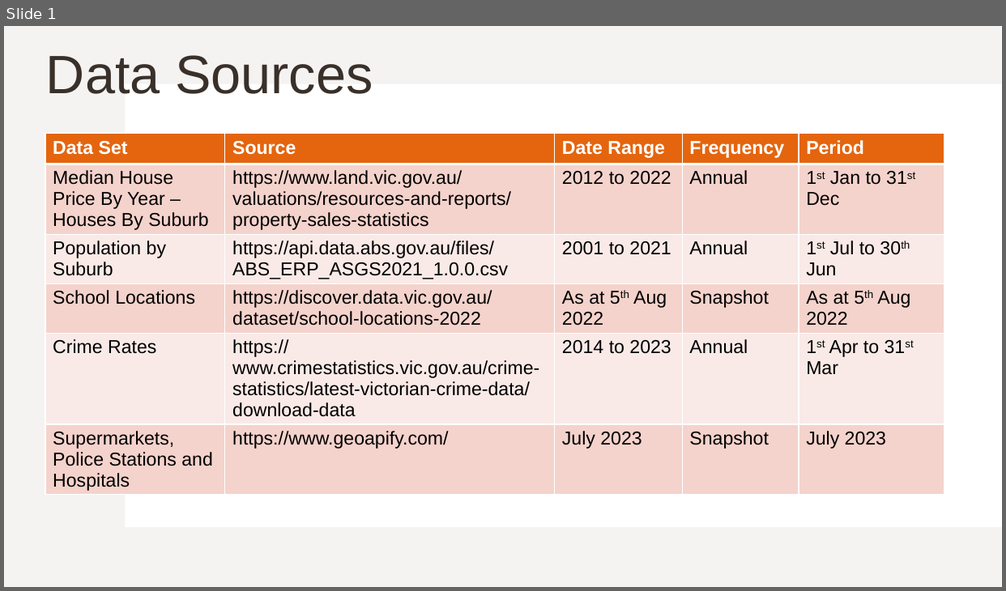
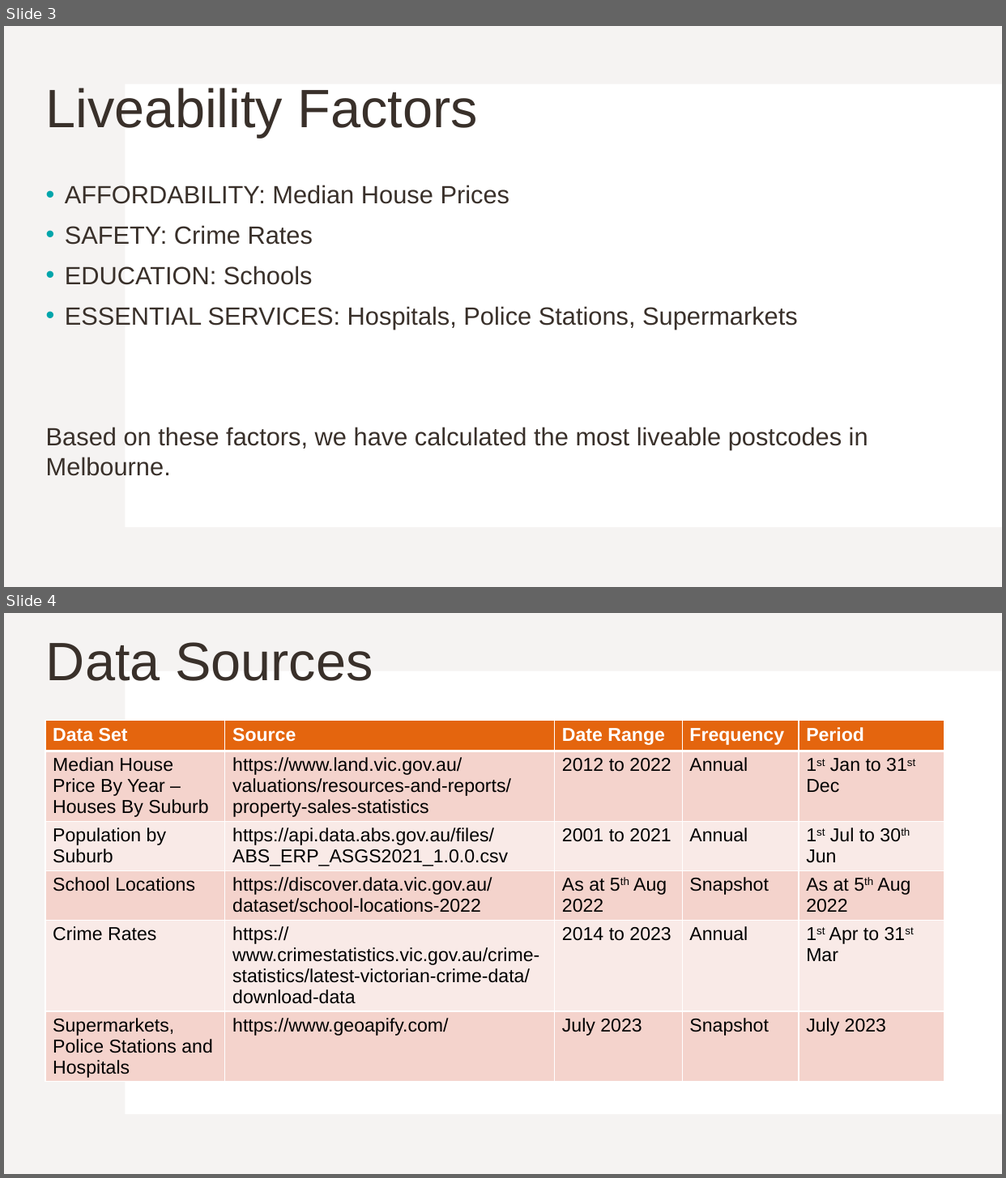
Before and after one commit to Kakhai1/bootcamp_project, a slide deck: Project 1 - Group 6 Slides_KT.pptx. Shown one above the other, each under a label of ours: slide 1 before the commit, slides 3 and 4 after it. The pictures are 1006x591 and 1006x1178 pixels, drawn with LibreOffice and Linux fonts; fonts in the diff are those of the drawing. Boxes give left, top, right and bottom in pixels: in the first picture for what was removed or moved away, otherwise in the second. Text is boxed around its words. In the diff, an @@ line names an element or a change of style, - is before the commit and + after.

```diff
--- a/Project 1 - Group 6 Slides_KT.pptx
+++ b/Project 1 - Group 6 Slides_KT.pptx
@@ slide 3 added at (4,26,1002,587), background #FFFFFF; not listed: 2 template elements that a slide beside it also shows @@
@@ title added at (46,88,478,137), 52 pt, text #39302A @@
+Liveability Factors
@@ text added at (46,185,868,476), 24 pt, text #39302A @@
+• AFFORDABILITY: Median House Prices
+• SAFETY: Crime Rates
+• EDUCATION: Schools
+• ESSENTIAL SERVICES: Hospitals, Police Stations, Supermarkets
+Based on these factors, we have calculated the most liveable postcodes in Melbourne.
@@ what was slide 1 is now slide 4 @@
```
Also in this commit, not shown: 1 slide changed, 17 other slides added, 3 other files.
